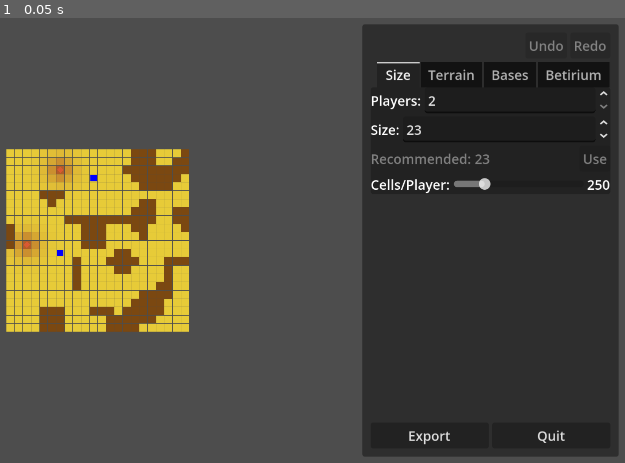
Above: before the commit, frame 1.
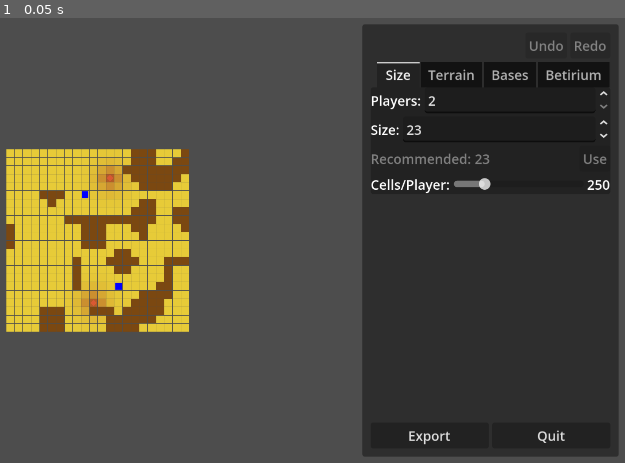
Above: after the commit, the same moment.

Repository: wadcom/kisarra-mapgen
Game: Godot game, scene res://editor/ui/editor.tscn
Same seed, same stepped clock (60 frames per second), same inputs: the game is played once before the commit and once after it.
Inputs:
- Up to frame 1 (0.05 s): no input

The runs differ from the first frame. In frame 1, 0.8% of the frame differs, in the area x 2-20%, y 31-67%.

Commit message:
Reduce central dead zone, increase interbase distnce

Diff:
--- a/editor/layers/bases.gd
+++ b/editor/layers/bases.gd
@@ -26,12 +26,12 @@
 ## Placement constraints (currently fixed, UI controls may be added later).
 
 ## Central dead zone diameter as fraction of map size (0.0 to 1.0).
-const CENTRAL_DEAD_ZONE_DIAMETER_FRACTION := 0.4
+const CENTRAL_DEAD_ZONE_DIAMETER_FRACTION := 0.3
 
 const MIN_DIST_TO_EDGE_KM := 60.0
 
 ## Minimum inter-base distance as fraction of map size (0.0 to 1.0).
-const MIN_DIST_BETWEEN_BASES_FRACTION := 0.3
+const MIN_DIST_BETWEEN_BASES_FRACTION := 0.4
 
 ## Base positions as cell coordinates.
 ## One base per player, indexed by player number.
